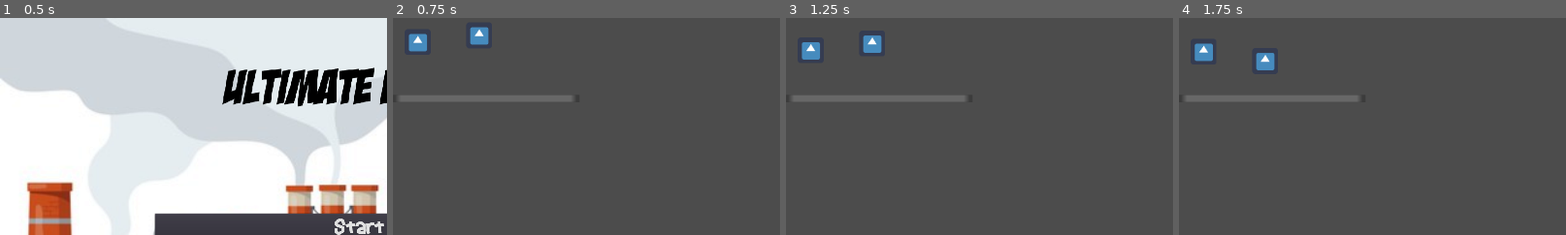
Above: before the commit, frames 1-4 (left to right).
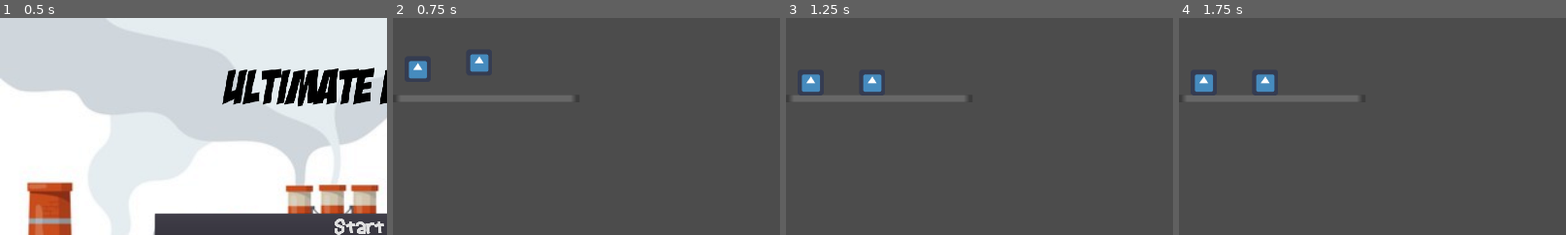
Above: after the commit, the same moments.

Repository: Game-Smashers/GGJ-2021
Game: Godot game, scene res://Scenes/MainMenu.tscn
The game is run twice, just before and just after one commit, with the same random seed, the same clock (stepped at 60 frames per second) and the same inputs. The engine's default icon, where the game draws it, is replaced by a stand-in: a white triangle on a blue panel in a dark square.
Inputs (mouse positions are % of the whole screen's width and height, from its top left):
- Up to frame 1 (0.5 s): no input
- Up to frame 2 (0.75 s): click "Start Game" at 0.5 s
- Up to frame 3 (1.25 s): no input
- Up to frame 4 (1.75 s): move the mouse to (3, 8) at 1.27 s; click (3, 8) at 1.42 s
The pictures show only the part of the screen within x 0-50%, y 0-50%; the shares and areas given below are measured in that part.

Frame 1 is identical in both runs. In frame 2, 1.6% of the frame differs, in the area x 4-25%, y 4-29%; in frame 3, 1.6%; in frame 4, 1.7%, in the area x 3-26%, y 11-36%.

Commit message:
Make Human KinematicBody2D

Diff:
--- a/Prefabs/Human.tscn
+++ b/Prefabs/Human.tscn
@@ -6,7 +6,7 @@
 [sub_resource type="RectangleShape2D" id=1]
 extents = Vector2( 31.1084, 30.6534 )
 
-[node name="Human" type="RigidBody2D" groups=[
+[node name="Human" type="KinematicBody2D" groups=[
 "grabbable",
 ]]
 script = ExtResource( 1 )
--- a/Scripts/Human.gd
+++ b/Scripts/Human.gd
@@ -1,8 +1,11 @@
-extends RigidBody2D
+extends KinematicBody2D
 
 signal clicked
 
-var held = false
+const GRAVITY: = 75
+
+var velocity: = Vector2.ZERO
+var held: = false
 
 func _ready():
 	input_pickable = true
@@ -16,14 +19,18 @@
 func _physics_process(delta):
 	if held:
 		global_transform.origin = get_global_mouse_position()
+		return
+
+	velocity.y += GRAVITY * delta
+	if move_and_collide(velocity):
+		velocity = Vector2.ZERO
+
 
 func pickup():
 	if held:
 		return
-	mode = RigidBody2D.MODE_STATIC
 	held = true
 
 func drop():
 	if held:
-		mode = RigidBody2D.MODE_RIGID
 		held = false
